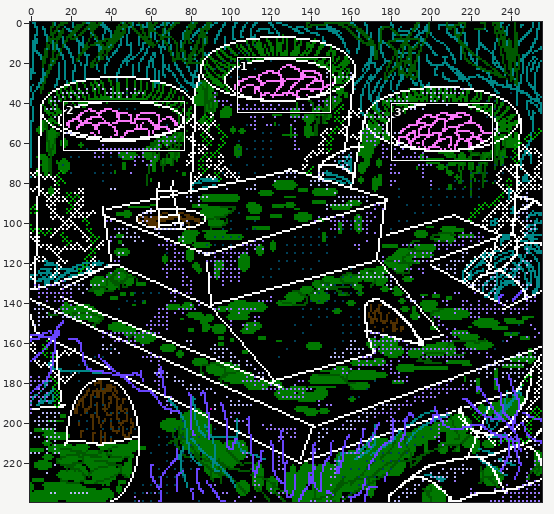
One commit to this sprite sheet: Sprites/A 8 3.png. The picture above shows the old version from afar; the outline marks the close-up.
Close-up. Before:
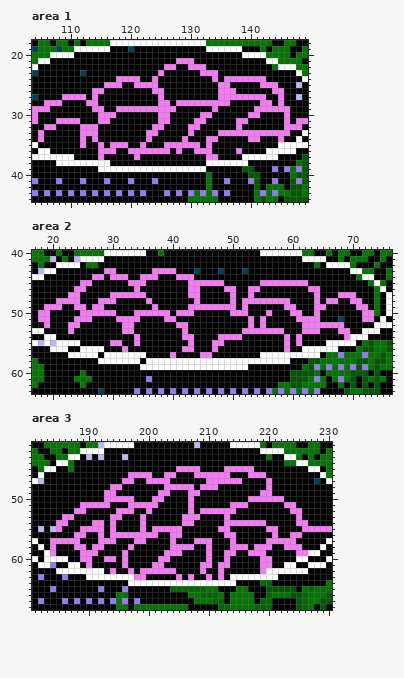
The file is 256x240 pixels. Colours within 5 levels of each other are drawn and written as one. Shown: area 1: x 104..149, y 18..44; area 2: x 17..76, y 40..63; area 3: x 181..230, y 41..68.
New version:
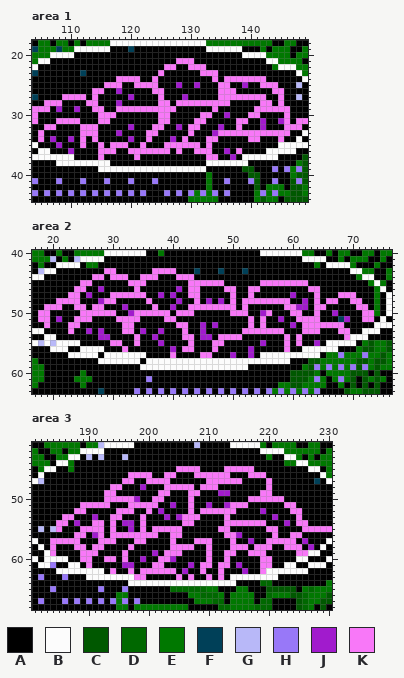
Palette (. is transparent): A #000000  B #fcfcfc  C #005800  D #006800  E #007800  F #004058  G #b8b8f8  H #9878f8  J #a11bcd  K #f878f8
From old to new:
Area 1:
The edit turns colour A into colour J in row 25 at x 128, 131 and 139; in row 26 at x 118; in row 27 at x 120 and 129; in row 28 at x 118; in row 29 at x 108 and 111; in row 30 at x 136.
The edit turns colour A into colour J in row 31 at x 142 and 145; in row 32 at x 120, 128, 135 and 142; in row 33 at x 118 and 134; in row 34 at x 107, 110, 120 and 127; in row 35 at x 108; in row 36 at x 110 and 136.
The edit turns colour A into colour J in row 37 at x 137.
Area 2:
The edit turns colour A into colour J in row 46 at x 28 and 41; in row 47 at x 26, 38, 40 and 60; in row 48 at x 41, 46, 48 and 62; in row 49 at x 32, 40 and 61 to 62; in row 50 at x 33, 55 and 67; in row 51 at x 21, 58 and 69.
The edit turns colour A into colour J in row 52 at x 45, 47 and 60; in row 53 at x 26, 28, 35, 38 and 45; in row 54 at x 28 to 29, 37 and 45 to 46; in row 55 at x 38, 55 and 64; in row 56 at x 40 and 53; in row 57 at x 50 and 53.
The edit turns colour K into colour J in row 48 at x 28.
Area 3:
The edit turns colour A into colour J in row 48 at x 199; in row 49 at x 212 to 213; in row 50 at x 198; in row 51 at x 204, 210 and 213; in row 52 at x 202 and 219; in row 53 at x 191, 203, 205 and 221.
The edit turns colour A into colour J in row 54 at x 188, 196 to 197 and 223; in row 55 at x 197; in row 56 at x 191 and 215; in row 57 at x 217 and 226; in row 58 at x 227; in row 59 at x 201.
The edit turns colour A into colour J in row 60 at x 199 and 204; in row 61 at x 197, 207 and 215; in row 62 at x 206 and 216.
The edit turns colour K into colour J in row 61 at x 196.
